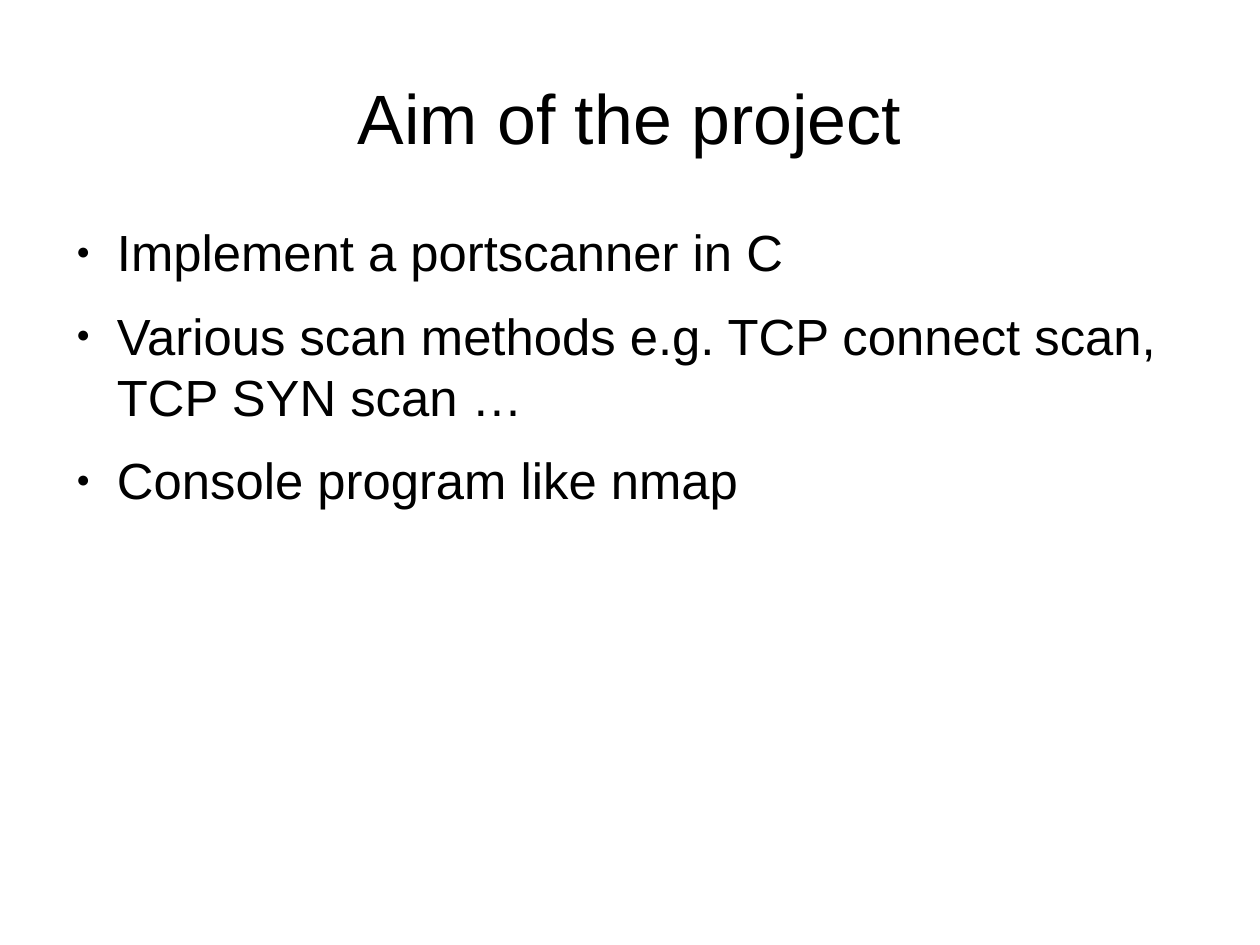
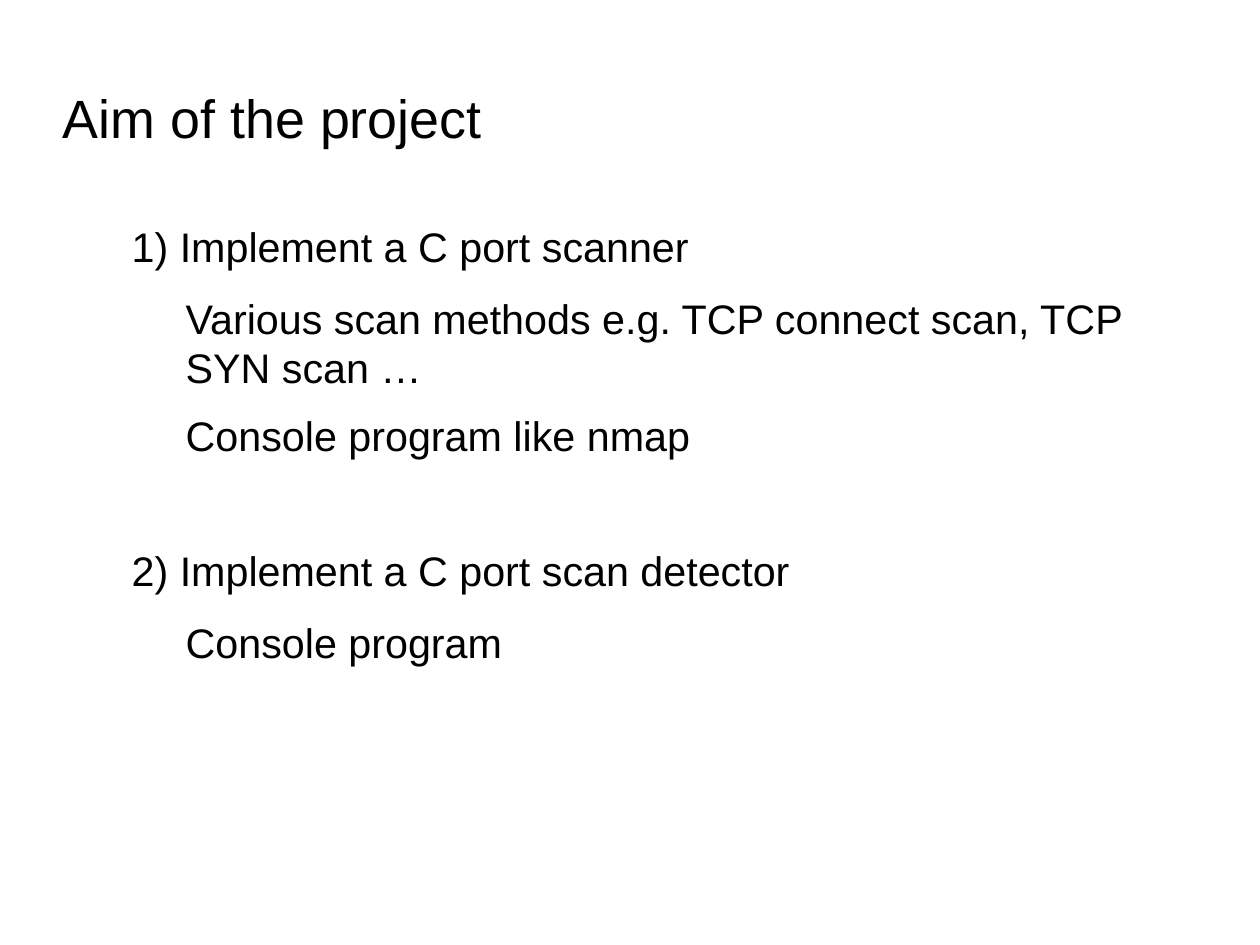
Before and after one commit to herrBez/PortScanner, a slide deck: slide 2 of slides/Untitled 1.odp. Drawn at 1260x945 pixels with LibreOffice and Linux fonts; fonts in the diff are those of the drawing; background and template pictures are left out. Boxes give left, top, right and bottom in pixels: in the first picture for what was removed or moved away, otherwise in the second. Text is boxed around its words. In the diff, an @@ line names an element or a change of style, - is before the commit and + after.

```diff
--- a/slides/Untitled 1.odp
+++ b/slides/Untitled 1.odp
@@ title "Aim of the project": place and size @@
-title "Aim of the project" at [358, 93, 901, 157]
+title "Aim of the project" at [63, 99, 481, 148]
@@ title "Aim of the project" at [63, 99, 481, 148]: size 44 to 33.9 pt; alignment centre to left @@
@@ text "1) Implement a C port ...": place and size @@
-text "1) Implement a C port ..." at [117, 234, 1155, 510]
+text "1) Implement a C port ..." at [132, 232, 1123, 666]
@@ text at [132, 232, 689, 270]: text changed; size 32 to 26 pt @@
-● Implement a portscanner in C
+1) Implement a C port scanner
@@ text at [186, 304, 1123, 459]: size 32 to 26 pt in "Various scan methods e.g. TCP connect scan, ...", "Console program like nmap"; bullet ● to none; list level 1 to 2 in "Various scan methods e.g. TCP ..."; list level 1 to 2 in "Console program like nmap" @@
@@ text at [132, 556, 789, 666]: paragraphs added @@
+2) Implement a C port scan detector
+  Console program
```
Also in this commit, not shown: 12 other slides changed, 3 slides added, 4 other files.
